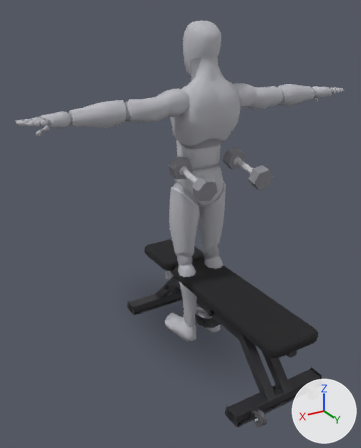
Two versions of the glTF model app/src/main/assets/mannequins/db_flye.glb, one commit apart.
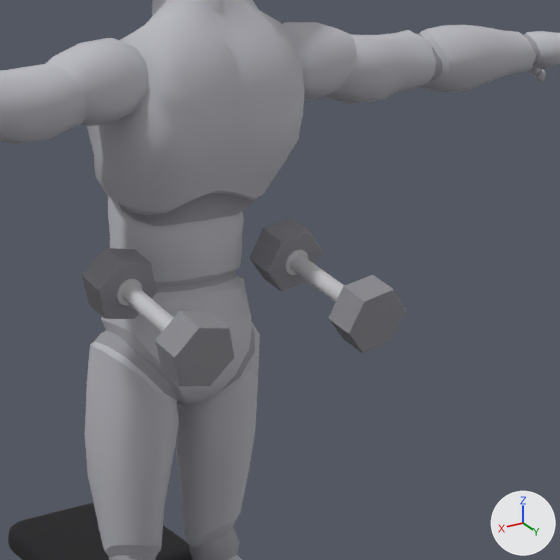
Old and new are each drawn whole from a 50 mm lens placed at (1.467, 2.241, 1.881), pointed at (0.1, -0.038, 0.742) and again close up on the part from 39% to 89% of the width and 17% to 57% of the height. The lights are fixed; the arrows at lower right show +X, +Y and +Z. The last two pictures show the newer version. Where no turn or scale is listed for an object, it has been applied to the vertices.

The first close-up shows 'bench_1', 'body', 'body_1', 'dumbbell_l_0', 'dumbbell_l_2', 'dumbbell_l_4', 'dumbbell_r_0', 'dumbbell_r_2', 'dumbbell_r_4' and 2 more.
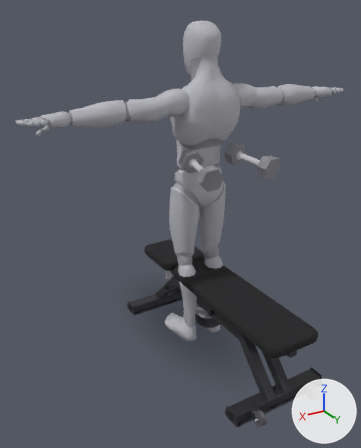
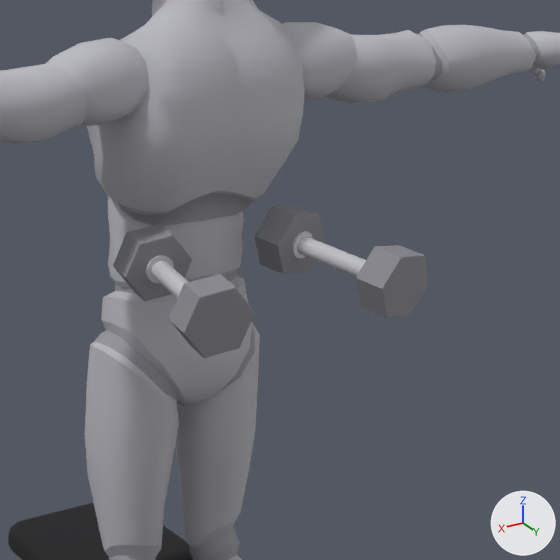
ob_dumbbell_r is not drawn itself; it is the parent of ob_dumbbell_r_0, ob_dumbbell_r_1, ob_dumbbell_r_2, ob_dumbbell_r_3, ob_dumbbell_r_4.
ob_dumbbell_l is not drawn itself; it is the parent of ob_dumbbell_l_0, ob_dumbbell_l_1, ob_dumbbell_l_2, ob_dumbbell_l_3, ob_dumbbell_l_4.

The change, as JSON lines over the scene's bpy script:
```json
{"op": "set", "path": "ob_dumbbell_r.location", "old": "(-0.174, 0.2, 1.097)", "new": "(-0.16, 0.251, 1.154)"}
{"op": "set", "path": "ob_dumbbell_r.rotation_euler", "old": "(0.199, 0.199, 1.571)", "new": "(1.949, 0.0921, 1.732)", "note": "degrees (11, 11, 90) -> degrees (112, 5.3, 99)"}
{"op": "set", "path": "ob_dumbbell_l.location", "old": "(0.174, 0.2, 1.097)", "new": "(0.16, 0.251, 1.154)"}
{"op": "set", "path": "ob_dumbbell_l.rotation_euler", "old": "(0.199, -0.199, -1.571)", "new": "(-1.949, 0.0921, 1.41)", "note": "degrees (11, -11, -90) -> degrees (-112, 5.3, 81)"}
```

Changed parts and their boxes (x1, y1, x2, y2) in the close-ups (560 x 560 px):
```json
{"object": "dumbbell_l_4", "change": "moved, turned", "before": [82, 248, 157, 319], "after": [169, 274, 255, 358]}
{"object": "dumbbell_l_2", "change": "moved, turned", "before": [155, 311, 234, 386], "after": [113, 224, 192, 301]}
{"object": "dumbbell_r_4", "change": "moved, turned", "before": [329, 275, 406, 353], "after": [356, 245, 428, 318]}
{"object": "dumbbell_r_2", "change": "moved, turned", "before": [250, 218, 322, 291], "after": [254, 206, 324, 274]}
{"object": "dumbbell_r_0", "change": "moved, turned", "before": [290, 255, 344, 302], "after": [297, 236, 366, 277]}
{"object": "dumbbell_l_0", "change": "moved, turned", "before": [122, 284, 174, 333], "after": [152, 261, 189, 299]}
{"object": "dumbbell_r_1", "change": "moved, turned", "before": [285, 249, 308, 275], "after": [292, 231, 313, 258]}
{"object": "dumbbell_l_1", "change": "moved, turned", "after": [146, 255, 174, 284], "on screen": "not visible before"}
{"object": "dumbbell_l_3", "change": "moved, turned", "before": [116, 279, 142, 306], "on screen": "not visible afterwards"}
```
